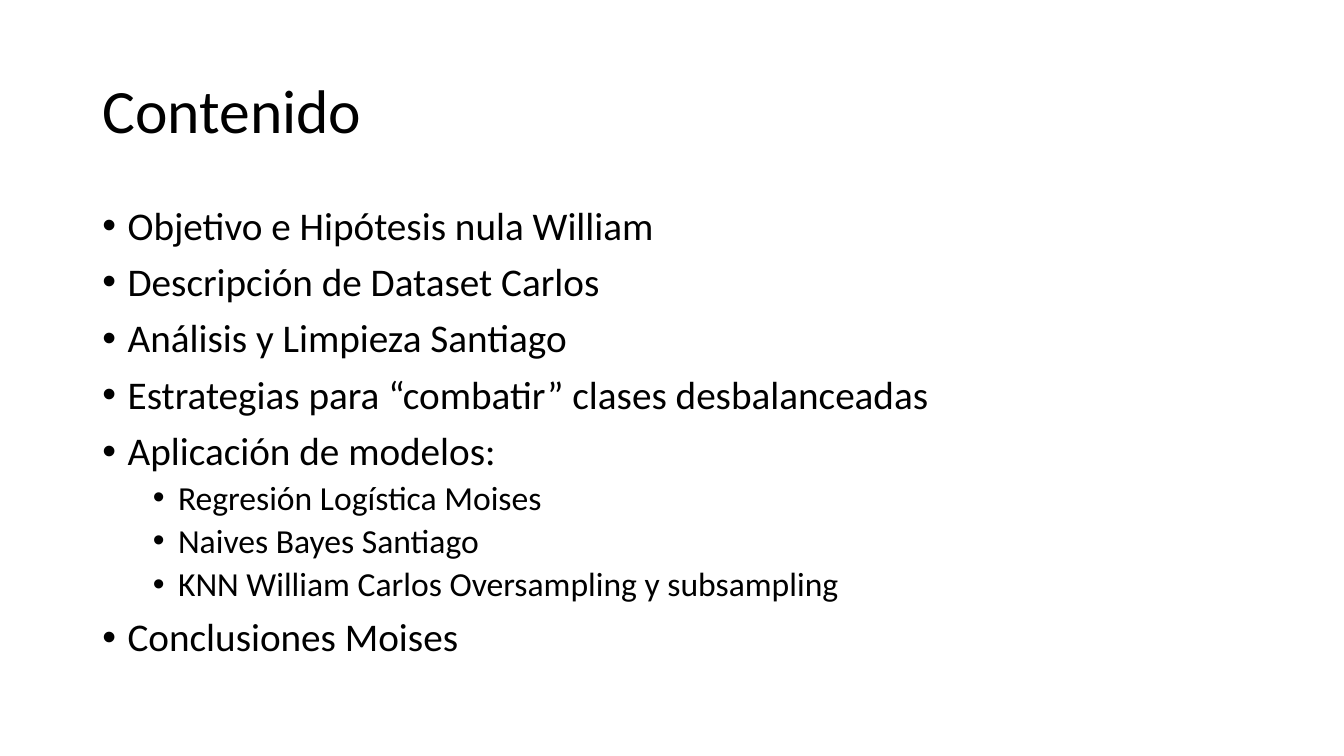
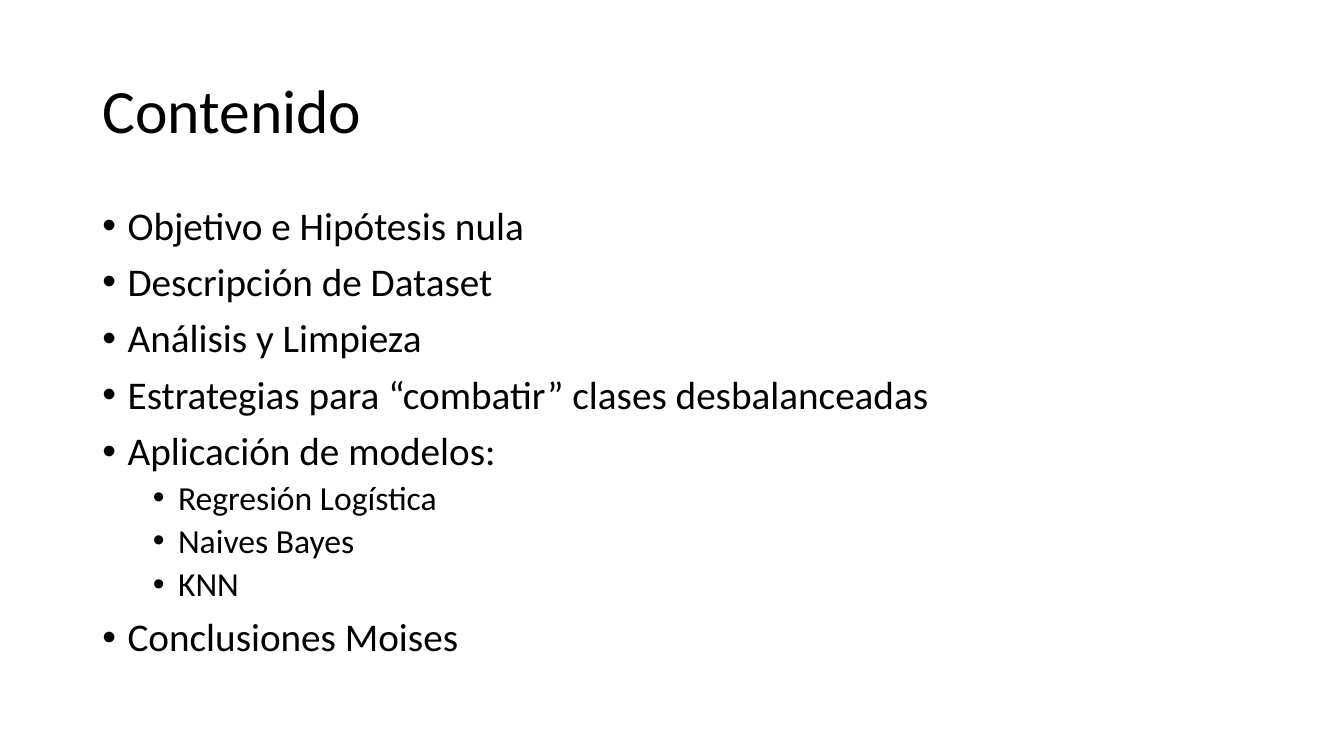
Before and after one commit to asasa293/limpieza_datos, a slide deck: slide 2 of TP3/TP3_Moises_Santiago.pptx. Drawn at 1344x756 pixels with LibreOffice and Linux fonts; fonts in the diff are those of the drawing. Boxes give left, top, right and bottom in pixels: in the first picture for what was removed or moved away, otherwise in the second. Text is boxed around its words. In the diff, an @@ line names an element or a change of style, - is before the commit and + after.

```diff
--- a/TP3/TP3_Moises_Santiago.pptx
+++ b/TP3/TP3_Moises_Santiago.pptx
@@ text at box(128, 212, 524, 359): text changed @@
-• Objetivo e Hipótesis nula William
-• Descripción de Dataset Carlos
-• Análisis y Limpieza Santiago
+• Objetivo e Hipótesis nula
+• Descripción de Dataset
+• Análisis y Limpieza
@@ text at box(178, 487, 437, 596): text changed @@
-  • Regresión Logística Moises
-  • Naives Bayes Santiago
-  • KNN William Carlos Oversampling y subsampling
+  • Regresión Logística
+  • Naives Bayes
+  • KNN
```
Also in this commit, not shown: 5 other slides changed, 3 slides added, 5 other files.
